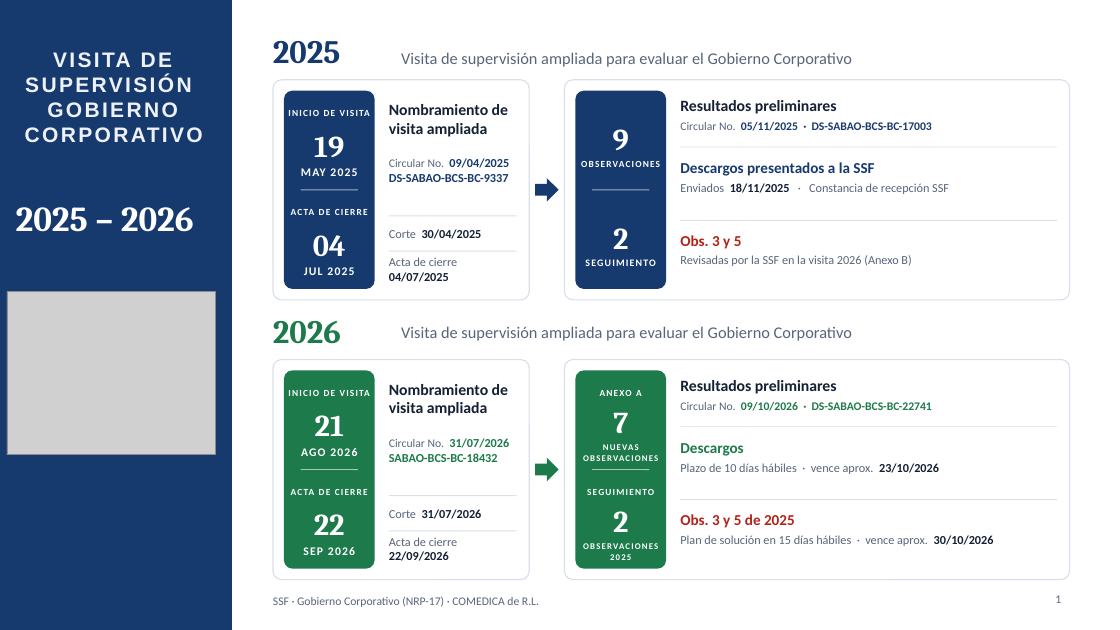
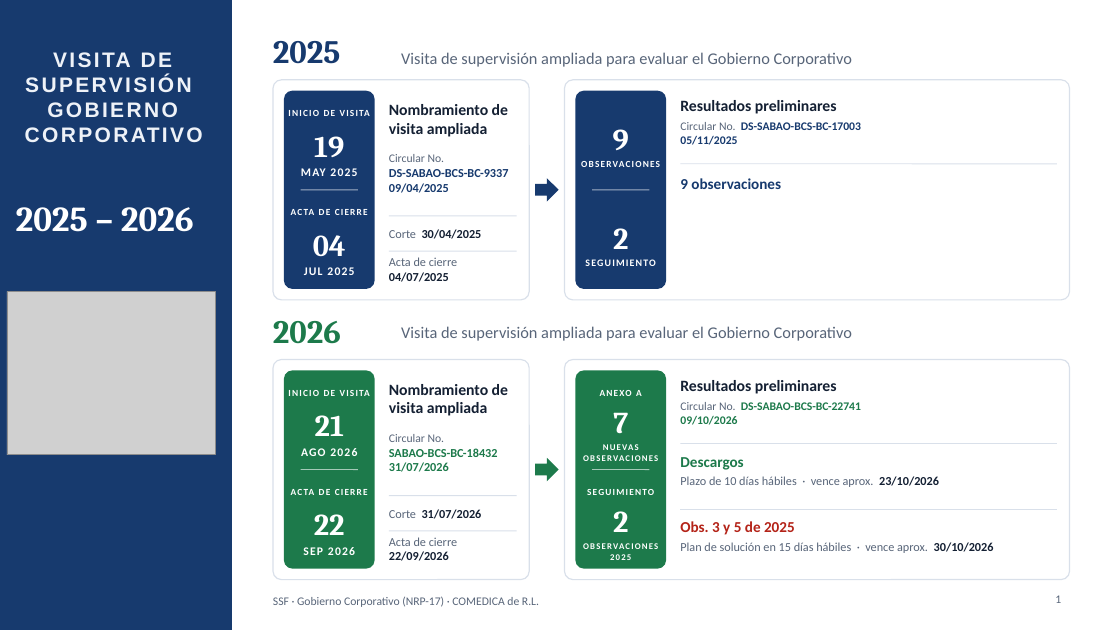
Before and after one commit to menjivar201280/riesgo, a slide deck: slide 1 of supervision-gobierno-corporativo/Supervision_GC_SSF_COMEDICA_2025-2026.pptx. Drawn at 1120x630 pixels with LibreOffice and Linux fonts; fonts in the diff are those of the drawing; grey boxes stand for pictures. Boxes give left, top, right and bottom in pixels: in the first picture for what was removed or moved away, otherwise in the second. Text is boxed around its words. In the diff, an @@ line names an element or a change of style, - is before the commit and + after.

```diff
--- a/supervision-gobierno-corporativo/Supervision_GC_SSF_COMEDICA_2025-2026.pptx
+++ b/supervision-gobierno-corporativo/Supervision_GC_SSF_COMEDICA_2025-2026.pptx
@@ text at bbox=[680, 122, 861, 145]: text changed @@
-Circular No. 05/11/2025 · DS-SABAO-BCS-BC-17003
+Circular No. DS-SABAO-BCS-BC-17003
+05/11/2025
@@ text at bbox=[389, 154, 445, 162]: text changed @@
-Circular No. 09/04/2025
+Circular No.
@@ text at bbox=[680, 178, 781, 189]: text changed; size 10.5 to 13 pt; text colour #586579 to #173A6E @@
-Descargos presentados a la SSF
-Enviados 18/11/2025 · Constancia de recepción SSF
+9 observaciones
@@ text at bbox=[389, 183, 449, 193]: paragraph added @@
+09/04/2025
@@ text removed at bbox=[680, 235, 911, 266] @@
-Obs. 3 y 5
-Revisadas por la SSF en la visita 2026 (Anexo B)
@@ line removed from (681, 220) to (1057, 220) @@
@@ text at bbox=[680, 402, 861, 425]: text changed @@
-Circular No. 09/10/2026 · DS-SABAO-BCS-BC-22741
+Circular No. DS-SABAO-BCS-BC-22741
+09/10/2026
@@ text at bbox=[389, 434, 445, 442]: text changed @@
-Circular No. 31/07/2026
+Circular No.
@@ 2 lines, 1 text: place and size @@
-2 lines, 1 text at bbox=[680, 147, 1057, 474]
+2 lines, 1 text at bbox=[680, 164, 1057, 487]
@@ text at bbox=[389, 462, 449, 472]: paragraph added @@
+31/07/2026
@@ line moved from (681, 500) - (1057, 500) to (681, 509) - (1057, 509) @@
@@ text "Obs. 3 y 5 de ...": place and size @@
-text "Obs. 3 y 5 de ..." at bbox=[680, 514, 994, 546]
+text "Obs. 3 y 5 de ..." at bbox=[680, 521, 994, 553]
```
